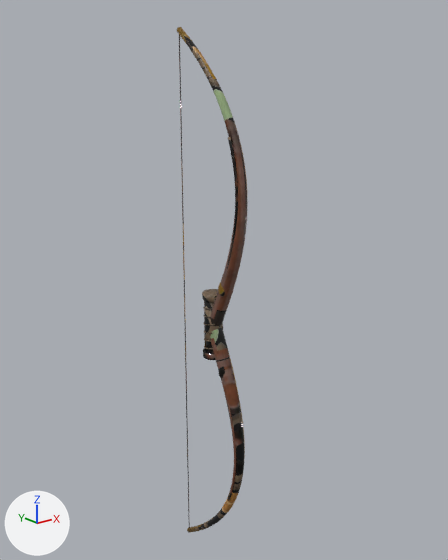
Before and after pictures for a commit that changed the glTF model client/public/models/eq_bow_4.glb.
One viewpoint serves both versions: a 50 mm camera at (-1.072, -1.391, 0.69) aimed at (0.031, -0.012, 0.138). Lighting does not change. The marker at lower left points along +X, +Y and +Z. The first picture is the older version. Vertices at exactly the same position are counted once.

The first picture shows 'eq_bow_4'.
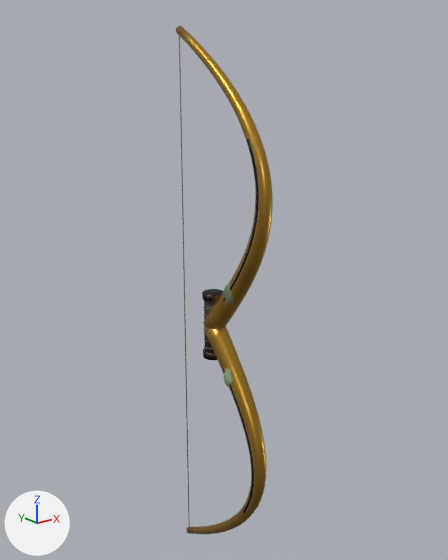
What changed in the scene script:
```text
Change me_eq_bow_4:
    used by ob_eq_bow_4; location = (0.0, 0.0, 0.0)
    remove me_eq_bow_4.from_pydata(...)  # 1412 vertices, 2780 faces; spans x -0.03..0.03, y -0.14..0.16, z -0.85..0.85
    add me_eq_bow_4.from_pydata(...)  # 1412 vertices, 2780 faces; spans x -0.03..0.03, y -0.24..0.16, z -0.85..0.85
    me_eq_bow_4 part 1: the loose piece of 84 vertices spanning x -0.02..-0.01, y -0.13..-0.05, z -0.56..-0.1 is multiplied about the mesh origin by the matrix ((1.222, 0.0, -0.022), (0.003, 1.562, 0.039), (0.022, -0.003, 1.0))
    me_eq_bow_4 part 2: the loose piece of 84 vertices spanning x -0.02..-0.01, y -0.13..-0.05, z 0.1..0.56 is multiplied about the mesh origin by the matrix ((1.222, 0.0, 0.022), (0.003, 1.562, -0.039), (-0.022, 0.003, 1.0))
    me_eq_bow_4 part 3: the loose piece of 42 vertices spanning x -0.02..-0.01, y -0.07..-0.05, z -0.15..-0.11 is moved by (-0.01, -0.04, 0.0)
    me_eq_bow_4 part 4: the loose piece of 42 vertices spanning x -0.02..-0.01, y -0.07..-0.05, z 0.11..0.15 is moved by (-0.01, -0.04, 0.0)
    me_eq_bow_4 part 5: 576 of 1412 vertices moved; they spanned x -0.02..0.02, y -0.14..0.11, z -0.81..0.81 and now span x -0.03..0.03, y -0.24..0.1, z -0.82..0.82; mean shift (0.0, -0.06, 0.0); largest move (0.0, -0.14, -0.42) -> (0.0, -0.24, -0.42)
    me_eq_bow_4 part 6: 2656 kept faces spanning x -0.03..0.03, y -0.24..0.16, z -0.85..0.85 get new texture (UV) coordinates
```

Location of each change, [x1, y1, x2, y2] in pixels of the pictures (448 x 560 px; the box of a moved part takes in the faces that stretch with it):
'eq_bow_4', reshaped (36% wider)
    before: [177, 27, 248, 532]
    after: [176, 26, 273, 534]
part 1 of me_eq_bow_4, moved or reshaped
    before: [226, 394, 236, 500]
    after: [223, 368, 254, 513]
part 2 of me_eq_bow_4, moved or reshaped
    before: [226, 137, 238, 269]
    after: [223, 139, 259, 302]
part 3 of me_eq_bow_4, moved or reshaped
    before: [219, 366, 225, 378]
    after: [224, 369, 232, 387]
part 4 of me_eq_bow_4, moved or reshaped
    before: [218, 282, 225, 297]
    after: [224, 284, 233, 304]
part 5 of me_eq_bow_4, moved or reshaped
    before: [177, 27, 248, 532]
    after: [176, 26, 273, 534]
part 6 of me_eq_bow_4, surface changed
    before: [177, 27, 248, 532]
    after: [176, 26, 273, 534]
